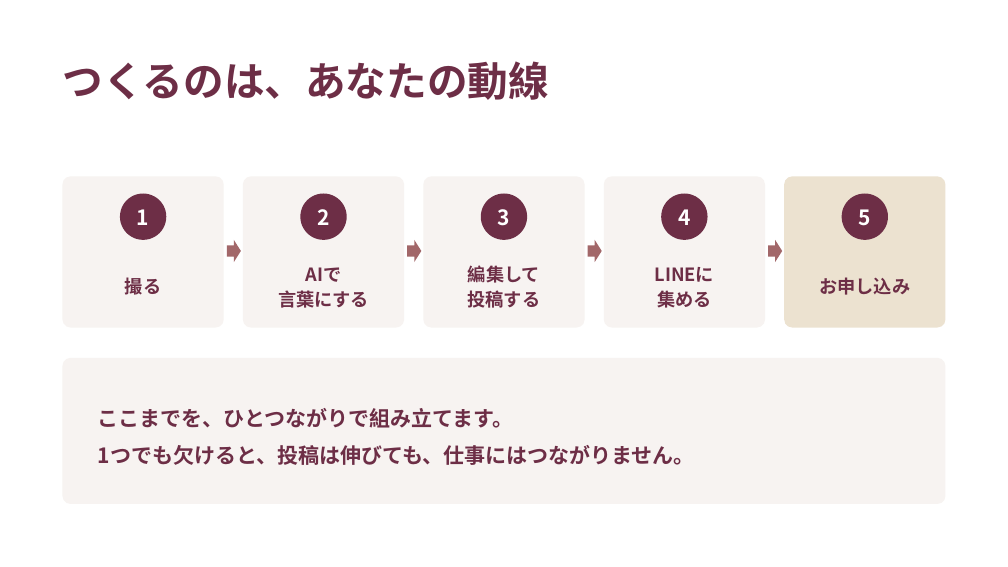
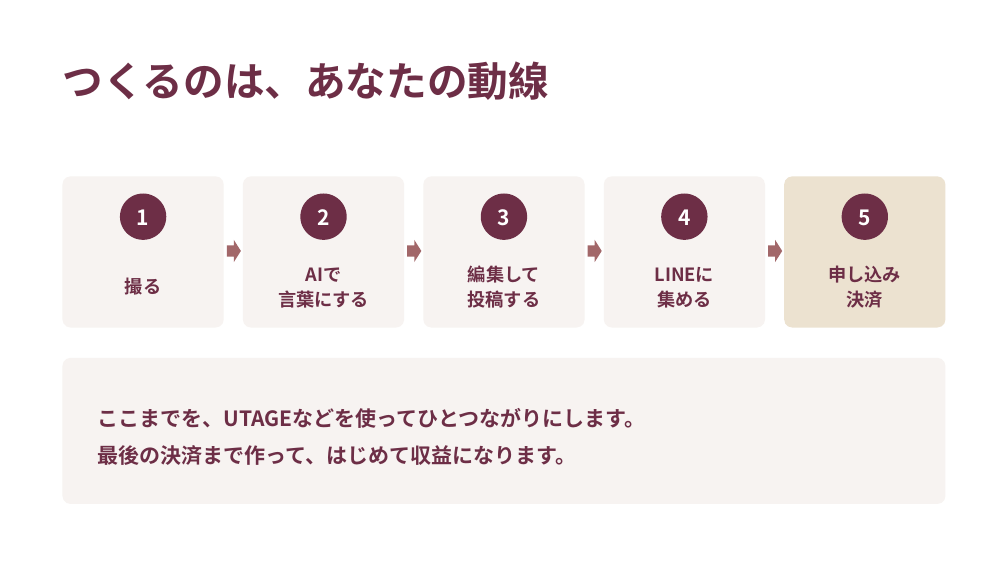
Before and after one commit to fashio17/potential-lamp, a slide deck: slide 18 of 運用/スライド/説明会_20260916.pptx. Drawn at 1008x567 pixels with LibreOffice and Linux fonts; fonts in the diff are those of the drawing. Boxes give left, top, right and bottom in pixels: in the first picture for what was removed or moved away, otherwise in the second. Text is boxed around its words. In the diff, an @@ line names an element or a change of style, - is before the commit and + after.

```diff
--- a/運用/スライド/説明会_20260916.pptx
+++ b/運用/スライド/説明会_20260916.pptx
@@ text at (829, 265, 902, 308): text changed @@
-お申し込み
+申し込み
+決済
@@ text at (98, 408, 645, 465): text changed @@
-ここまでを、ひとつながりで組み立てます。
-1つでも欠けると、投稿は伸びても、仕事にはつながりません。
+ここまでを、UTAGEなどを使ってひとつながりにします。
+最後の決済まで作って、はじめて収益になります。
```
Also in this commit, not shown: 4 other slides changed, 3 other files.
